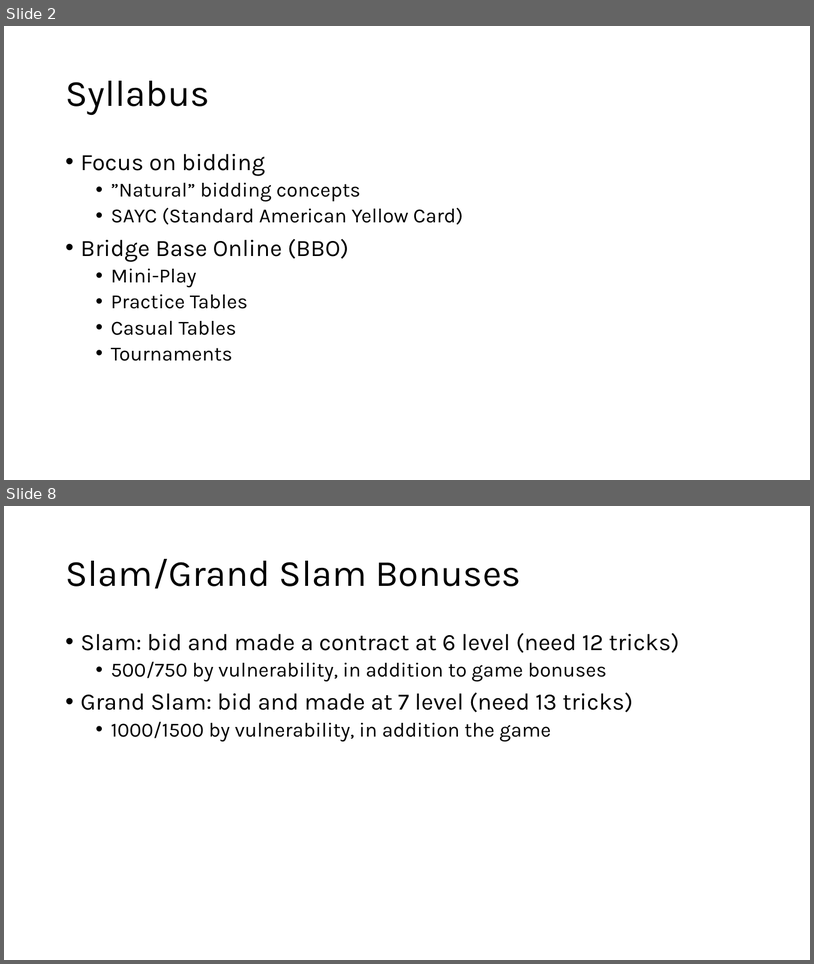
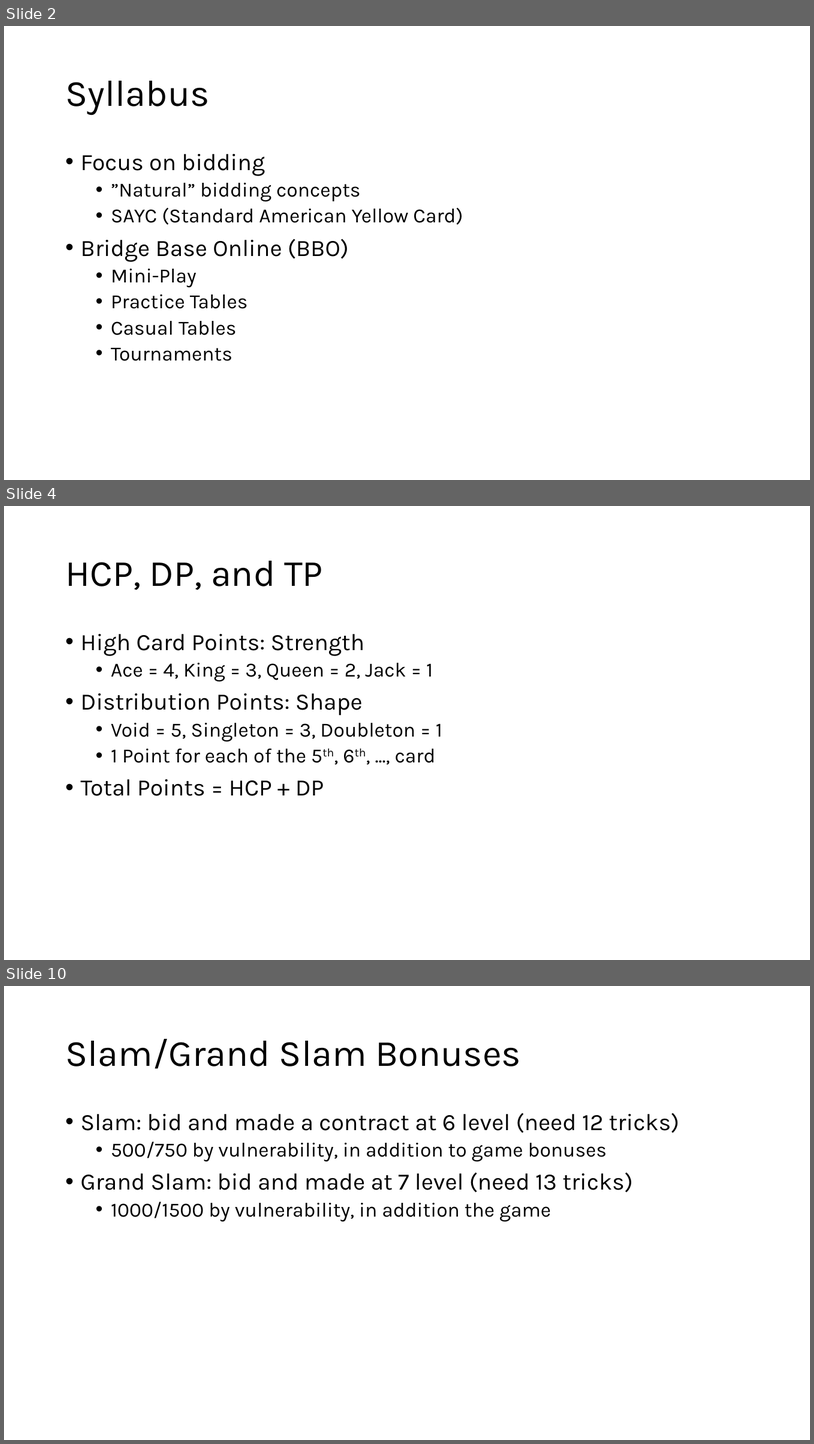
Before and after one commit to sywhub/bridge101, a slide deck: class.pptx. Shown one above the other, each under a label of ours: slides 2 and 8 before the commit, slides 2, 4 and 10 after it; the slides between them are not shown. The pictures are 814x964 and 814x1444 pixels, drawn with LibreOffice and Linux fonts; fonts in the diff are those of the drawing; background and template pictures are left out. Boxes give left, top, right and bottom in pixels: in the first picture for what was removed or moved away, otherwise in the second. Text is boxed around its words. In the diff, an @@ line names an element or a change of style, - is before the commit and + after.

```diff
--- a/class.pptx
+++ b/class.pptx
@@ slide 4 added at [4, 506, 810, 960], background #FFFFFF @@
@@ title added at [65, 561, 323, 590], 44 pt, text #000000 @@
+HCP, DP, and TP
@@ text added at [81, 634, 443, 796], 24 pt, text #000000 @@
+• High Card Points: Strength
+  • Ace = 4, King = 3, Queen = 2, Jack = 1
+• Distribution Points: Shape
+  • Void = 5, Singleton = 3, Doubleton = 1
+  • 1 Point for each of the 5th, 6th, ..., card
+• Total Points = HCP + DP
@@ what was slide 8 is now slide 10 @@
```
Also in this commit, not shown: 12 slides changed, 2 other slides added, 3 slides removed, 3 other files.
